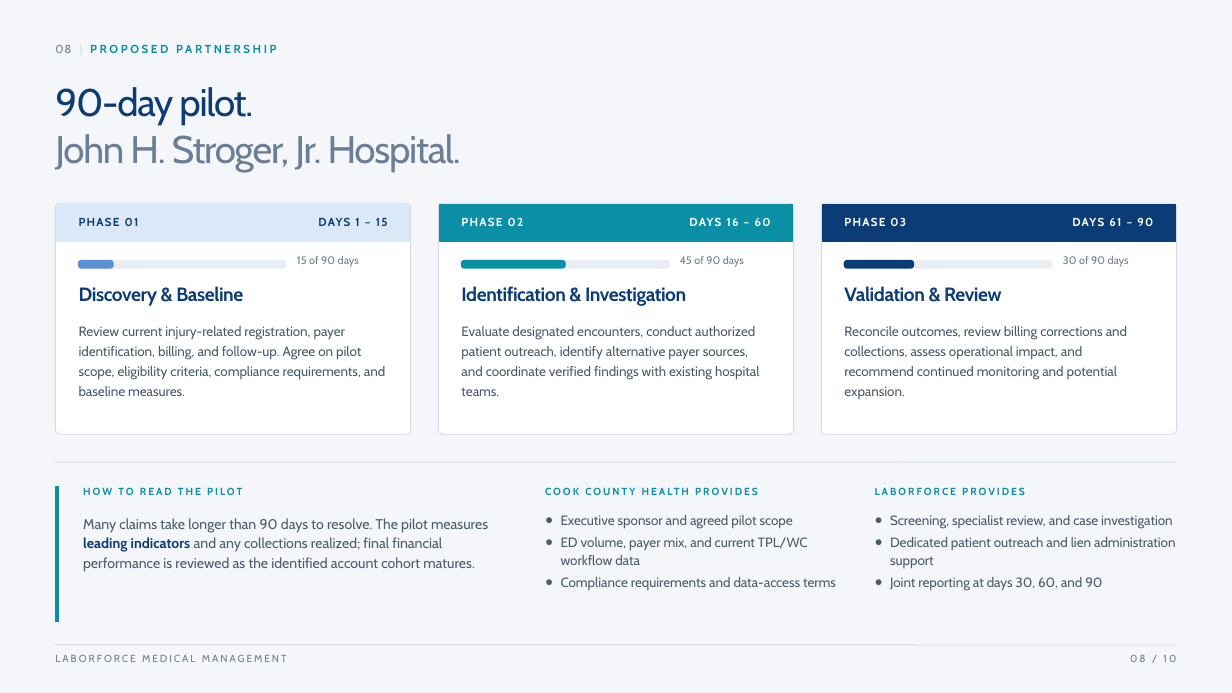
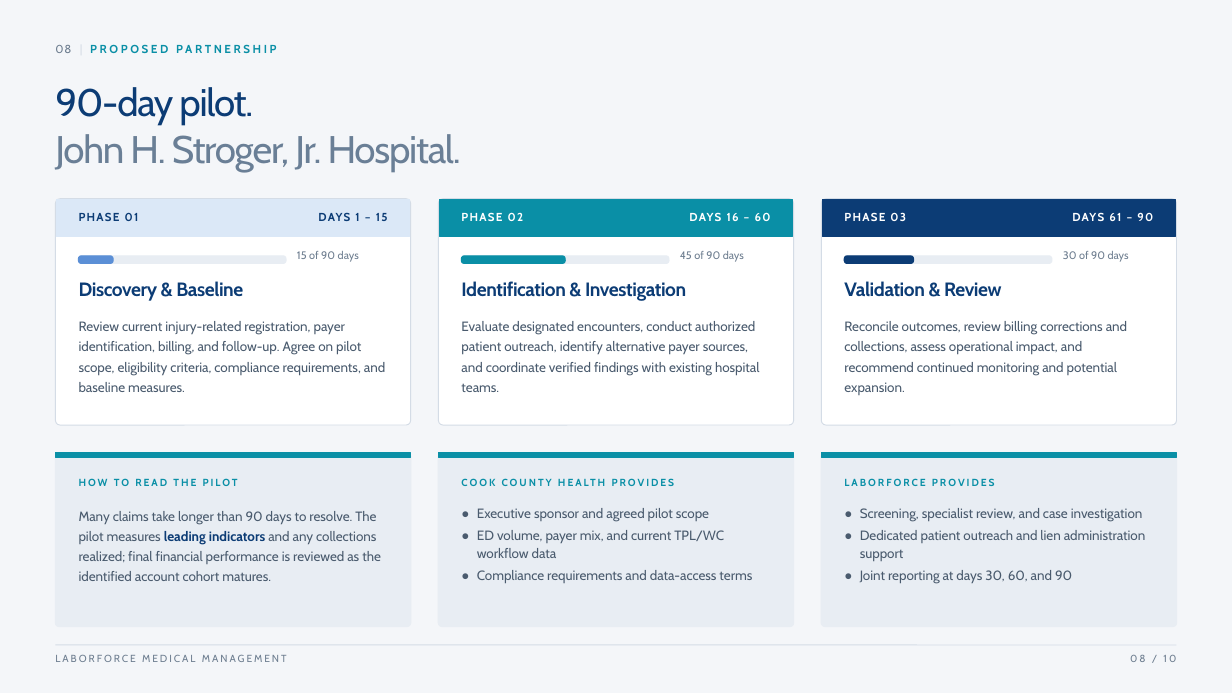
Before and after one commit to GMyoung/laborforce-deck, a slide deck: slide 8 of LaborForce_CookCountyHealth.pptx. Drawn at 1232x693 pixels with LibreOffice and Linux fonts; fonts in the diff are those of the drawing. Boxes give left, top, right and bottom in pixels: in the first picture for what was removed or moved away, otherwise in the second. Text is boxed around its words. In the diff, an @@ line names an element or a change of style, - is before the commit and + after.

```diff
--- a/LaborForce_CookCountyHealth.pptx
+++ b/LaborForce_CookCountyHealth.pptx
@@ rounded rectangle: place and size @@
-rounded rectangle at [55,203,410,434]
+rounded rectangle at [55,199,410,425]
@@ rounded rectangle: place and size @@
-rounded rectangle at [438,203,793,434]
+rounded rectangle at [438,199,793,425]
@@ rounded rectangle: place and size @@
-rounded rectangle at [822,203,1177,434]
+rounded rectangle at [822,199,1177,425]
@@ 12 texts, 6 rounded rectangles, 3 rectangles: place and size @@
-12 texts, 6 rounded rectangles, 3 rectangles at [56,203,1176,305]
+12 texts, 6 rounded rectangles, 3 rectangles at [56,199,1176,301]
@@ text "Review current injury-related registration, payer ...": place and size @@
-text "Review current injury-related registration, payer ..." at [79,326,385,396]
+text "Review current injury-related registration, payer ..." at [79,321,385,392]
@@ text "Evaluate designated encounters, conduct authorized ...": place and size @@
-text "Evaluate designated encounters, conduct authorized ..." at [461,326,759,396]
+text "Evaluate designated encounters, conduct authorized ..." at [461,321,759,392]
@@ text "Reconcile outcomes, review billing corrections ...": place and size @@
-text "Reconcile outcomes, review billing corrections ..." at [844,326,1127,399]
+text "Reconcile outcomes, review billing corrections ..." at [844,321,1127,395]
@@ rounded rectangle added at [55,453,410,627], fill #E8EDF3, outline #E8EDF3 1 pt @@
@@ rectangle added at [55,453,410,457], fill #0A8FA6, outline #0A8FA6 1 pt @@
@@ text "HOW TO READ THE PILOT": place and size @@
-text "HOW TO READ THE PILOT" at [83,487,242,495]
+text "HOW TO READ THE PILOT" at [79,478,238,486]
@@ rounded rectangle added at [438,453,793,627], fill #E8EDF3, outline #E8EDF3 1 pt @@
@@ rectangle added at [438,453,793,457], fill #0A8FA6, outline #0A8FA6 1 pt @@
@@ text "COOK COUNTY HEALTH PROVIDES" rewrapped from [545,485,848,506] to [461,476,770,496] @@
@@ rounded rectangle added at [822,453,1177,627], fill #E8EDF3, outline #E8EDF3 1 pt @@
@@ rectangle added at [822,453,1177,457], fill #0A8FA6, outline #0A8FA6 1 pt @@
@@ text "LABORFORCE PROVIDES": place and size @@
-text "LABORFORCE PROVIDES" at [875,487,1025,495]
+text "LABORFORCE PROVIDES" at [844,478,995,486]
@@ rectangle removed at [55,487,59,622] @@
@@ text "Many claims take longer than ...": place and size @@
-text "Many claims take longer than ..." at [83,518,488,572]
+text "Many claims take longer than ..." at [79,511,381,581]
@@ text "Many claims take longer than ..." at [79,511,381,581]: size 11 to 10.5 pt; line spacing 1.15 to 1.25 @@
@@ text "Executive sponsor and agreed pilot ...": place and size @@
-text "Executive sponsor and agreed pilot ..." at [561,515,836,590]
+text "Executive sponsor and agreed pilot ..." at [477,508,752,583]
@@ text "Screening, specialist review, and case ...": place and size @@
-text "Screening, specialist review, and case ..." at [890,515,1176,590]
+text "Screening, specialist review, and case ..." at [860,508,1146,584]
```
Also in this commit, not shown: 8 other slides changed, 1 other file.
